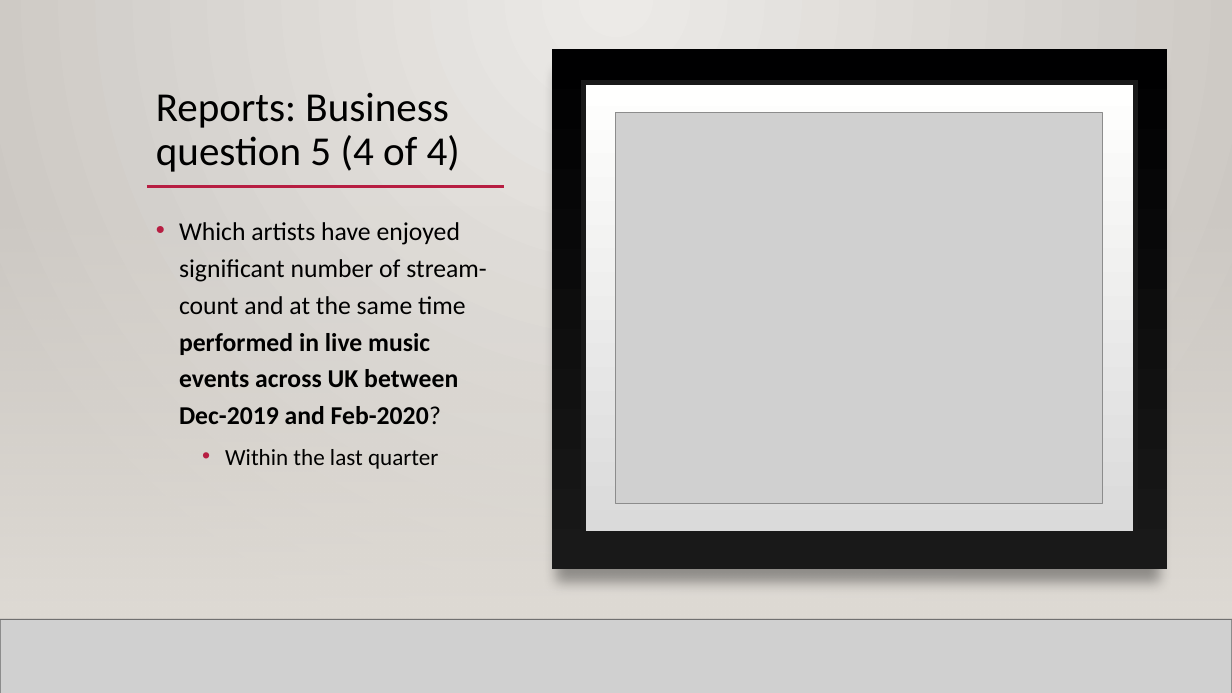
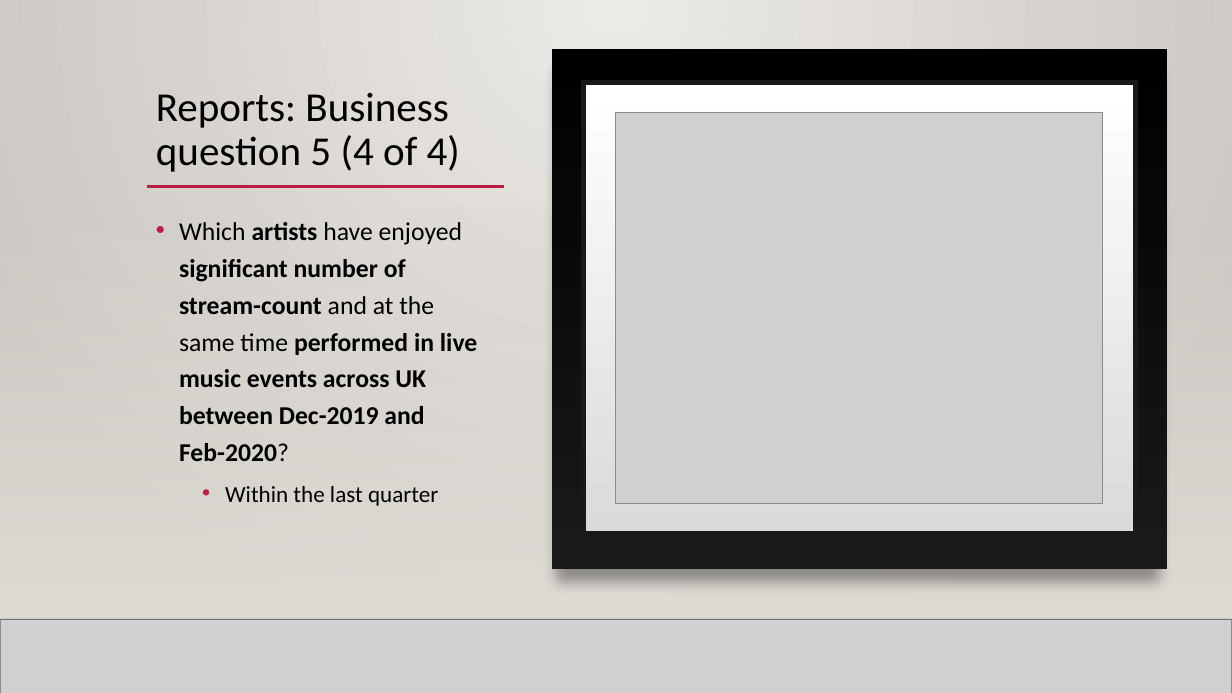
Before and after one commit to mahyarshu/Gigalytics, a slide deck: slide 71 of documents/Presentation/Innovators.pptx. Drawn at 1232x693 pixels with LibreOffice and Linux fonts; fonts in the diff are those of the drawing; grey boxes stand for pictures; background and template pictures are left out. Boxes give left, top, right and bottom in pixels: in the first picture for what was removed or moved away, otherwise in the second. Text is boxed around its words. In the diff, an @@ line names an element or a change of style, - is before the commit and + after.

```diff
--- a/documents/Presentation/Innovators.pptx
+++ b/documents/Presentation/Innovators.pptx
@@ text at (179, 222, 477, 461): bold on in "artists significant number of stream-count" @@
```
Also in this commit, not shown: 5 other slides changed.
